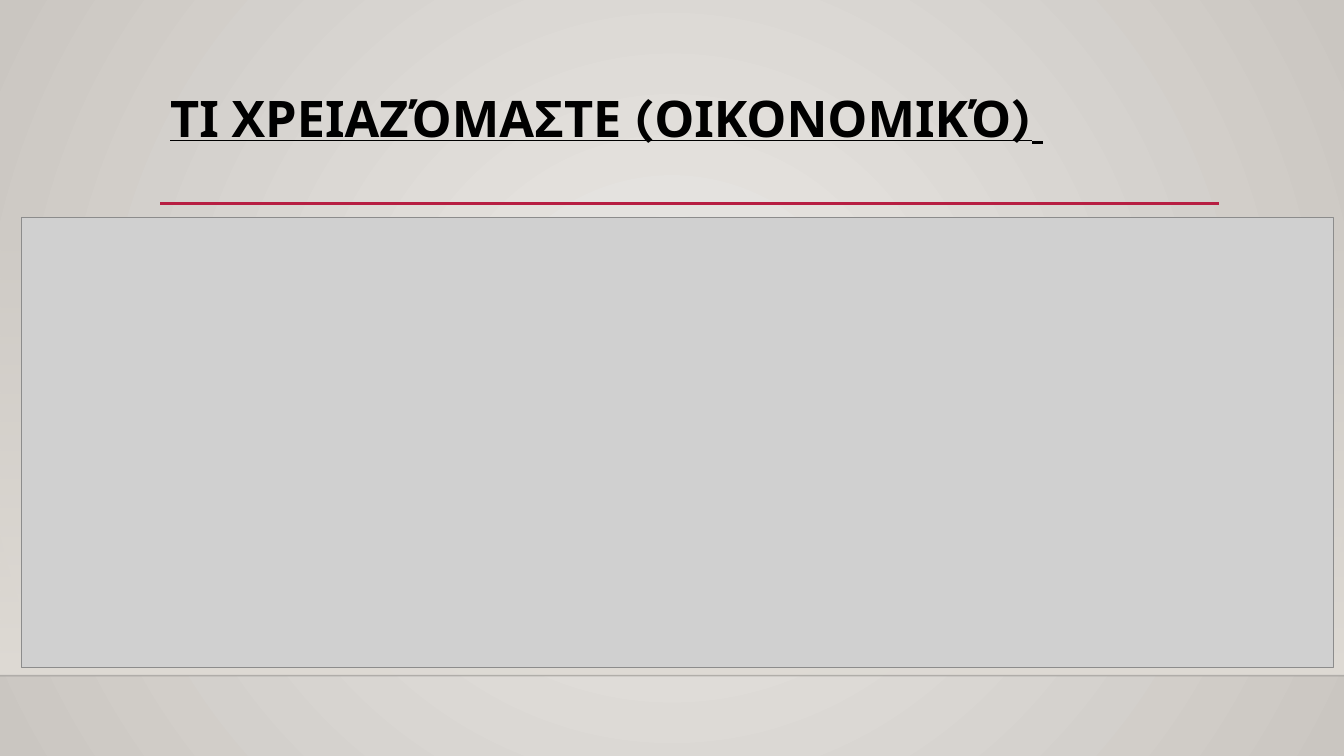
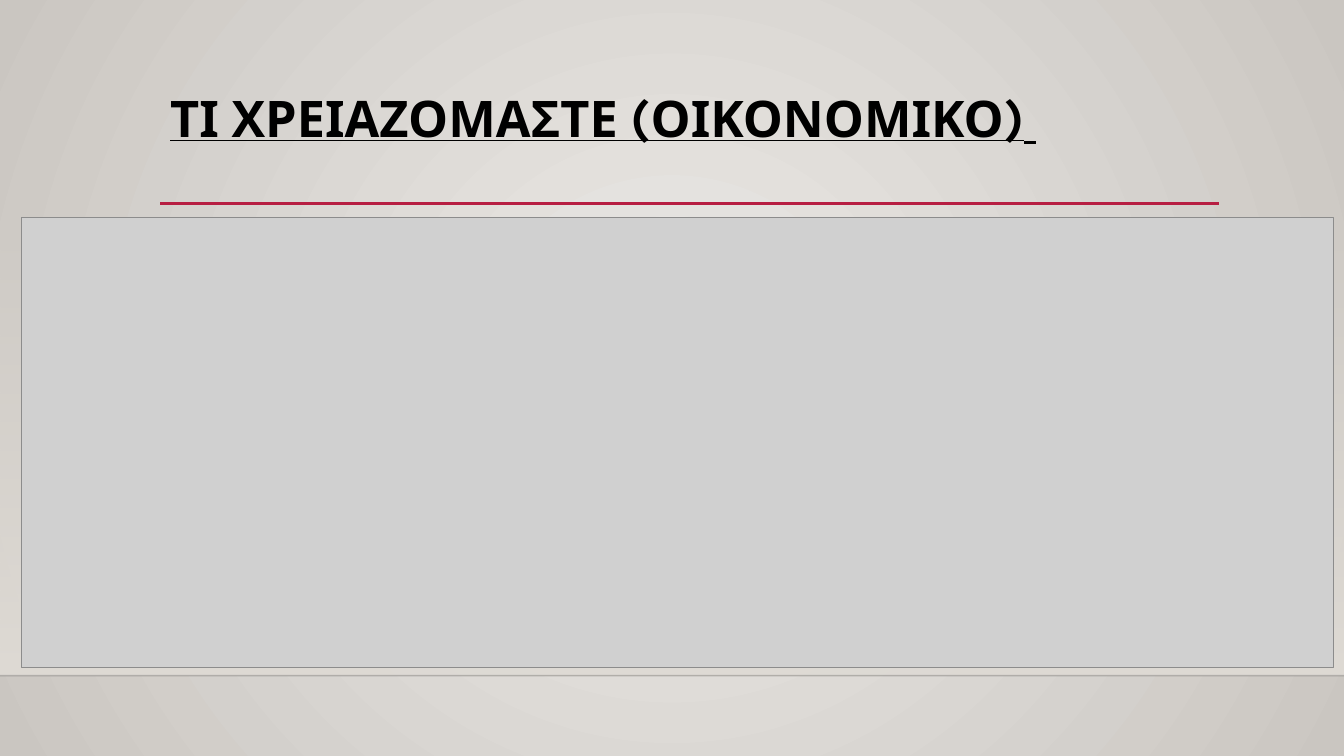
Before and after one commit to mgptreas/SportsMaster, a slide deck: slide 10 of Φ2/Ομάδα-3_3200028_3200164.pptx. Drawn at 1344x756 pixels with LibreOffice and Linux fonts; fonts in the diff are those of the drawing; grey boxes stand for pictures; background and template pictures are left out. Boxes give left, top, right and bottom in pixels: in the first picture for what was removed or moved away, otherwise in the second. Text is boxed around its words. In the diff, an @@ line names an element or a change of style, - is before the commit and + after.

```diff
--- a/Φ2/Ομάδα-3_3200028_3200164.pptx
+++ b/Φ2/Ομάδα-3_3200028_3200164.pptx
@@ title at [170, 100, 1004, 141]: text changed @@
-ΤΙ ΧΡΕΙΑΖΌΜΑΣΤΕ (ΟΙΚΟΝΟΜΙΚΌ)
+ΤΙ ΧΡΕΙΑΖΟΜΑΣΤΕ (ΟΙΚΟΝΟΜΙΚΟ)
```
Also in this commit, not shown: 5 other slides changed, 1 other file.
